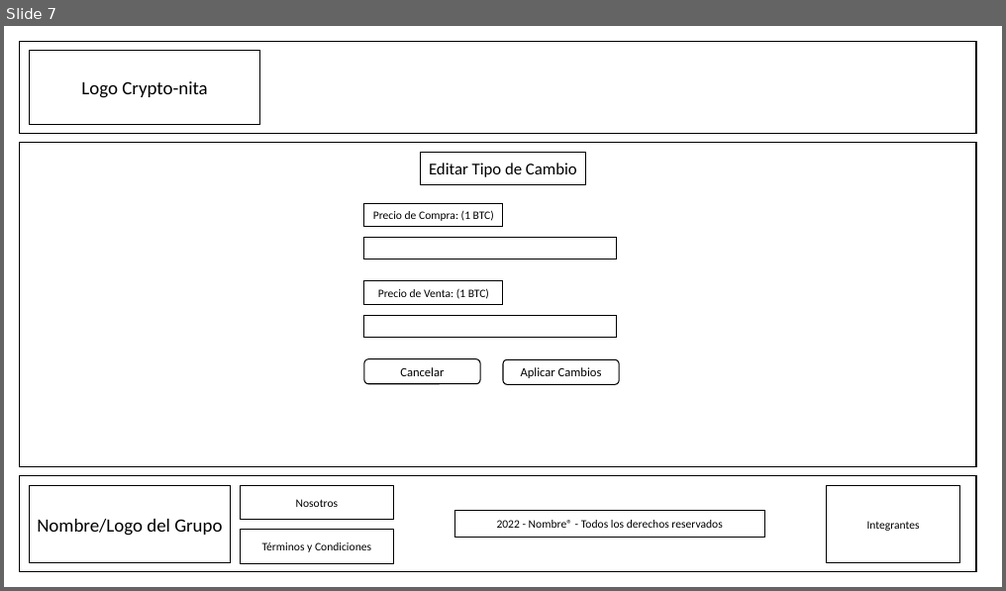
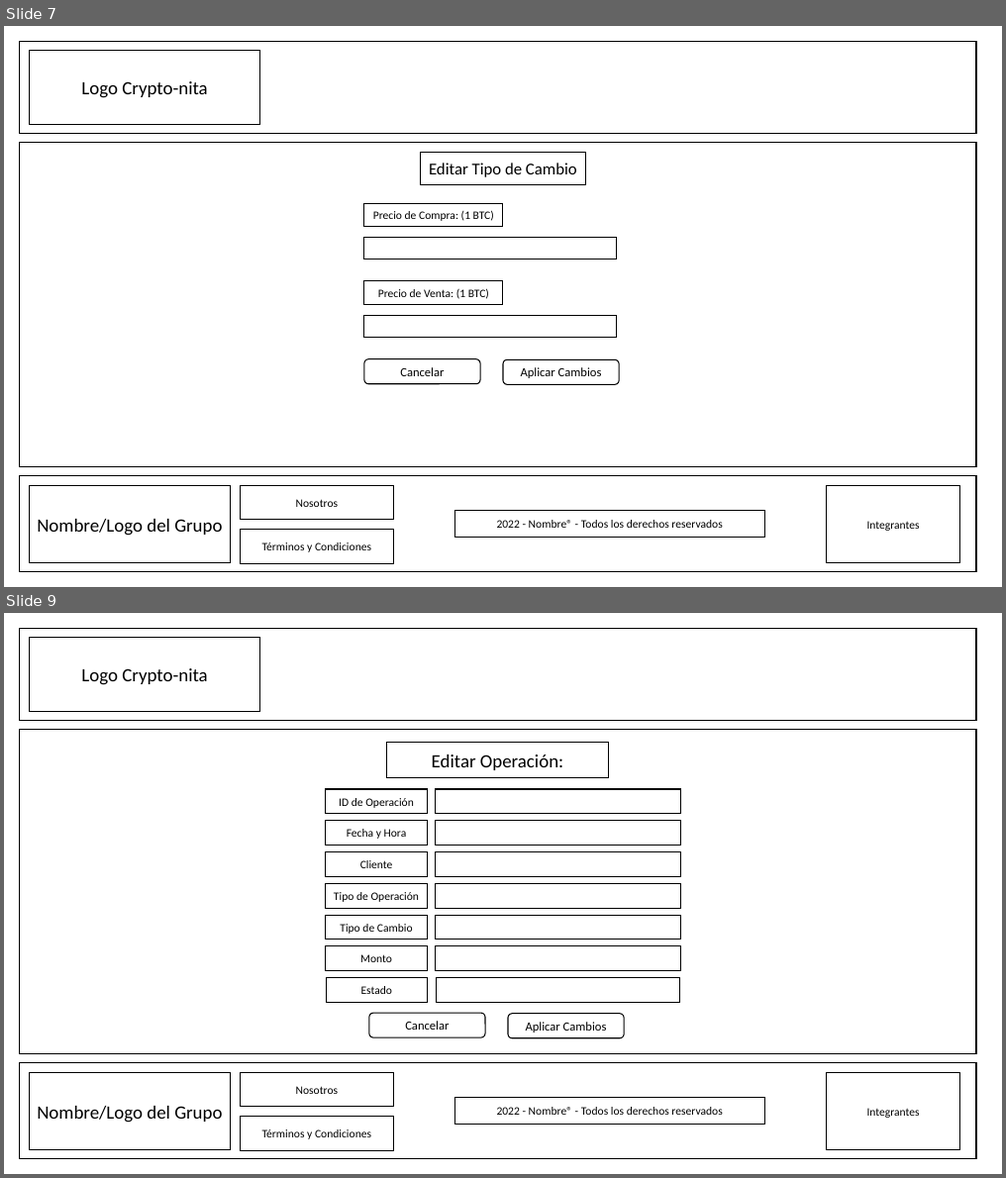
Before and after one commit to DogeFox071101/Crypto-nita_2022-0_Grupo3, a slide deck: Sketches/FirstSketch.pptx. Shown one above the other, each under a label of ours: slide 7 before the commit, slides 7 and 9 after it; the slides between them are not shown. The pictures are 1006x591 and 1006x1178 pixels, drawn with LibreOffice and Linux fonts; fonts in the diff are those of the drawing. Boxes give left, top, right and bottom in pixels: in the first picture for what was removed or moved away, otherwise in the second. Text is boxed around its words. In the diff, an @@ line names an element or a change of style, - is before the commit and + after.

```diff
--- a/Sketches/FirstSketch.pptx
+++ b/Sketches/FirstSketch.pptx
@@ slide 9 added at (x1=4, y1=613, x2=1002, y2=1174), background #FFFFFF @@
@@ rectangle added at (x1=19, y1=628, x2=976, y2=720), fill #FFFFFF, outline #000000 1 pt @@
@@ rectangle added at (x1=30, y1=637, x2=260, y2=711), fill #FFFFFF, outline #000000 1 pt, 18 pt, text #000000 @@
+Logo Crypto-nita
@@ rectangle added at (x1=19, y1=729, x2=976, y2=1054), fill #FFFFFF, outline #000000 1 pt @@
@@ rectangle added at (x1=387, y1=743, x2=609, y2=777), fill #FFFFFF, outline #000000 1 pt, 18 pt, text #000000 @@
+Editar Operación:
@@ rectangle added at (x1=326, y1=789, x2=428, y2=814), fill #FFFFFF, outline #000000 1 pt, 11 pt, text #000000 @@
+ID de Operación
@@ rectangle added at (x1=436, y1=789, x2=680, y2=814), fill #FFFFFF, outline #000000 1 pt @@
@@ rectangle added at (x1=326, y1=821, x2=428, y2=846), fill #FFFFFF, outline #000000 1 pt, 11 pt, text #000000 @@
+Fecha y Hora
@@ rectangle added at (x1=436, y1=821, x2=680, y2=846), fill #FFFFFF, outline #000000 1 pt @@
@@ rectangle added at (x1=326, y1=853, x2=428, y2=877), fill #FFFFFF, outline #000000 1 pt, 11 pt, text #000000 @@
+Cliente
@@ rectangle added at (x1=436, y1=853, x2=680, y2=877), fill #FFFFFF, outline #000000 1 pt @@
@@ rectangle added at (x1=326, y1=884, x2=428, y2=909), fill #FFFFFF, outline #000000 1 pt, 11 pt, text #000000 @@
+Tipo de Operación
@@ rectangle added at (x1=436, y1=884, x2=680, y2=909), fill #FFFFFF, outline #000000 1 pt @@
@@ rectangle added at (x1=326, y1=916, x2=428, y2=940), fill #FFFFFF, outline #000000 1 pt, 11 pt, text #000000 @@
+Tipo de Cambio
@@ rectangle added at (x1=436, y1=916, x2=680, y2=940), fill #FFFFFF, outline #000000 1 pt @@
@@ rectangle added at (x1=326, y1=947, x2=428, y2=971), fill #FFFFFF, outline #000000 1 pt, 11 pt, text #000000 @@
+Monto
@@ rectangle added at (x1=436, y1=947, x2=680, y2=971), fill #FFFFFF, outline #000000 1 pt @@
@@ rectangle added at (x1=326, y1=978, x2=427, y2=1003), fill #FFFFFF, outline #000000 1 pt, 11 pt, text #000000 @@
+Estado
@@ rectangle added at (x1=436, y1=978, x2=680, y2=1003), fill #FFFFFF, outline #000000 1 pt @@
@@ rounded rectangle added at (x1=369, y1=1014, x2=485, y2=1039), fill #FFFFFF, outline #000000 1 pt, 12 pt, text #000000 @@
+Cancelar
@@ rounded rectangle added at (x1=508, y1=1014, x2=624, y2=1039), fill #FFFFFF, outline #000000 1 pt, 12 pt, text #000000 @@
+Aplicar Cambios
@@ rectangle added at (x1=19, y1=1062, x2=976, y2=1159), fill #FFFFFF, outline #000000 1 pt @@
@@ rectangle added at (x1=30, y1=1072, x2=230, y2=1151), fill #FFFFFF, outline #000000 1 pt, 18 pt, text #000000 @@
+Nombre/Logo del Grupo
@@ rectangle added at (x1=241, y1=1072, x2=393, y2=1107), fill #FFFFFF, outline #000000 1 pt, 11 pt, text #000000 @@
+Nosotros
@@ rectangle added at (x1=827, y1=1072, x2=960, y2=1151), fill #FFFFFF, outline #000000 1 pt, 11 pt, text #000000 @@
+Integrantes
@@ rectangle added at (x1=241, y1=1116, x2=393, y2=1152), fill #FFFFFF, outline #000000 1 pt, 11 pt, text #000000 @@
+Términos y Condiciones
@@ rectangle added at (x1=454, y1=1098, x2=764, y2=1124), fill #FFFFFF, outline #000000 1 pt, 11 pt, text #000000 @@
+2022 - Nombre® - Todos los derechos reservados
```
Also in this commit, not shown: 1 other slide added.
